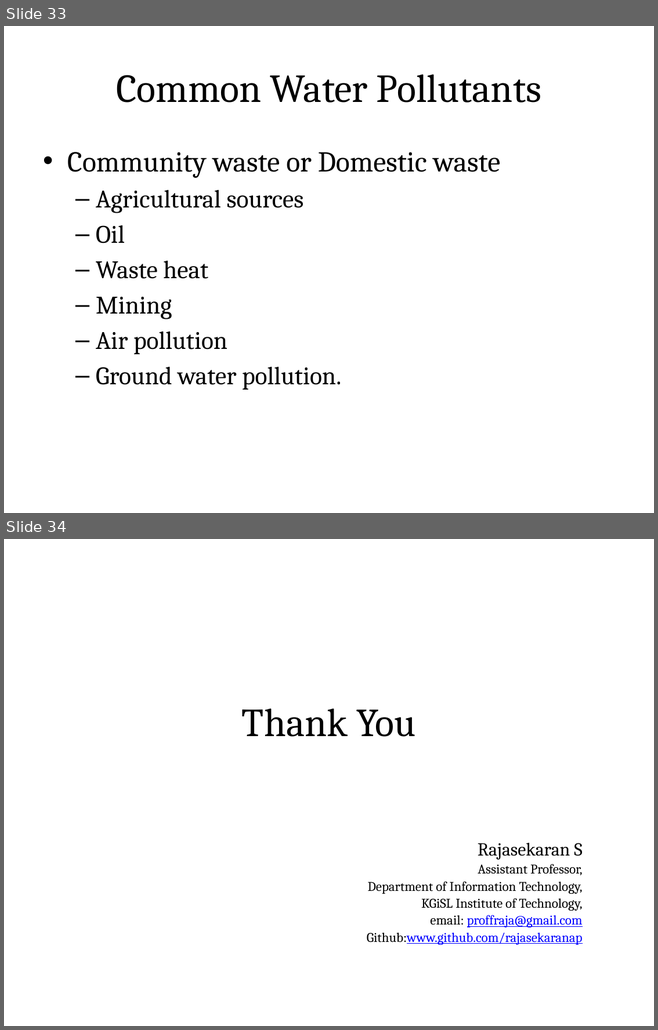
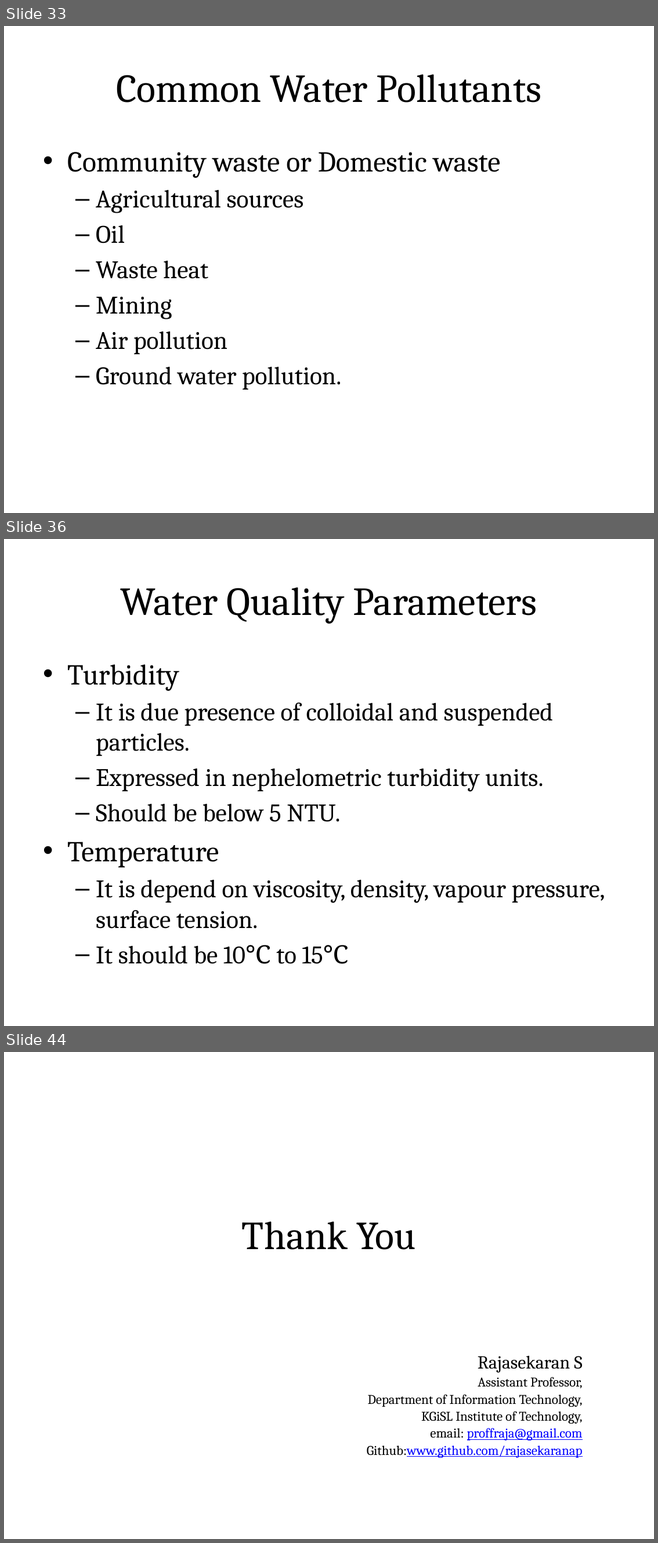
Before and after one commit to rajasekaran36/GE8291-Environmental-Science-and-Engineering, a slide deck: Slides/GE8291-U2.pptx. Shown one above the other, each under a label of ours: slides 33 and 34 before the commit, slides 33, 36 and 44 after it; the slides between them are not shown. The pictures are 658x1030 and 658x1543 pixels, drawn with LibreOffice and Linux fonts; fonts in the diff are those of the drawing. Boxes give left, top, right and bottom in pixels: in the first picture for what was removed or moved away, otherwise in the second. Text is boxed around its words. In the diff, an @@ line names an element or a change of style, - is before the commit and + after.

```diff
--- a/Slides/GE8291-U2.pptx
+++ b/Slides/GE8291-U2.pptx
@@ slide 36 added at (4,539,654,1026), background #FFFFFF @@
@@ title added at (36,559,621,640), fill gradient #DAFDA7 to #E4FCC2 to #F5FFE7, outline #98B955 0.75 pt, 44 pt, text #000000 @@
+Water Quality Parameters
@@ text added at (67,664,605,964), 28 pt, text #000000 @@
+• Turbidity
+  – It is due presence of colloidal and suspended particles.
+  – Expressed in nephelometric turbidity units.
+  – Should be below 5 NTU.
+• Temperature
+  – It is depend on viscosity, density, vapour pressure, surface tension.
+  – It should be 10℃ to 15℃
@@ what was slide 34 is now slide 44 @@
```
Also in this commit, not shown: 9 other slides added, 1 other file.
